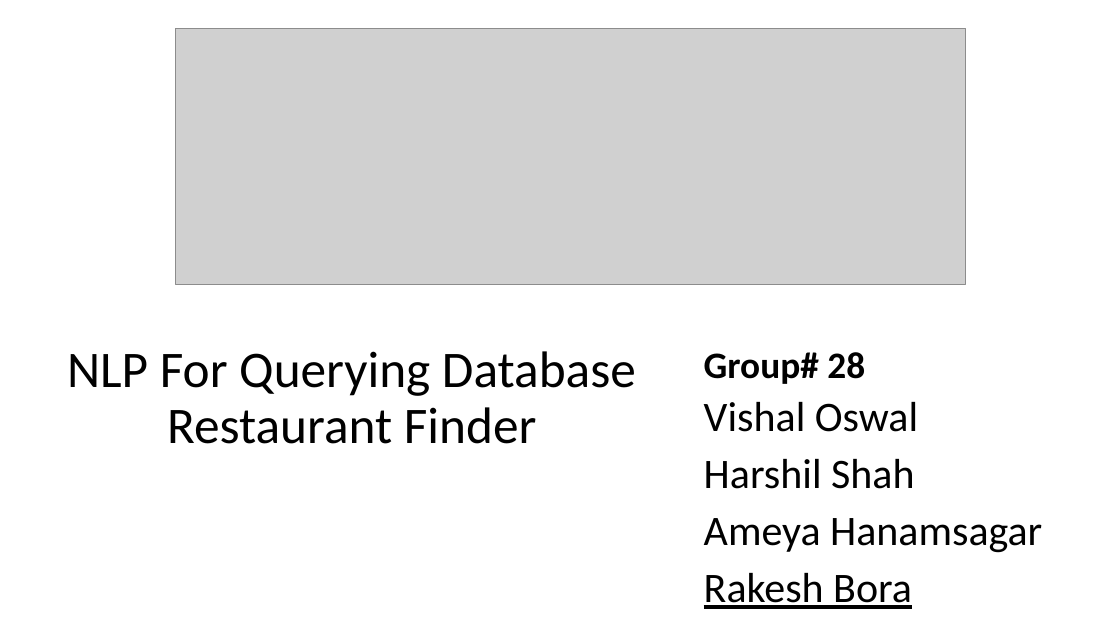
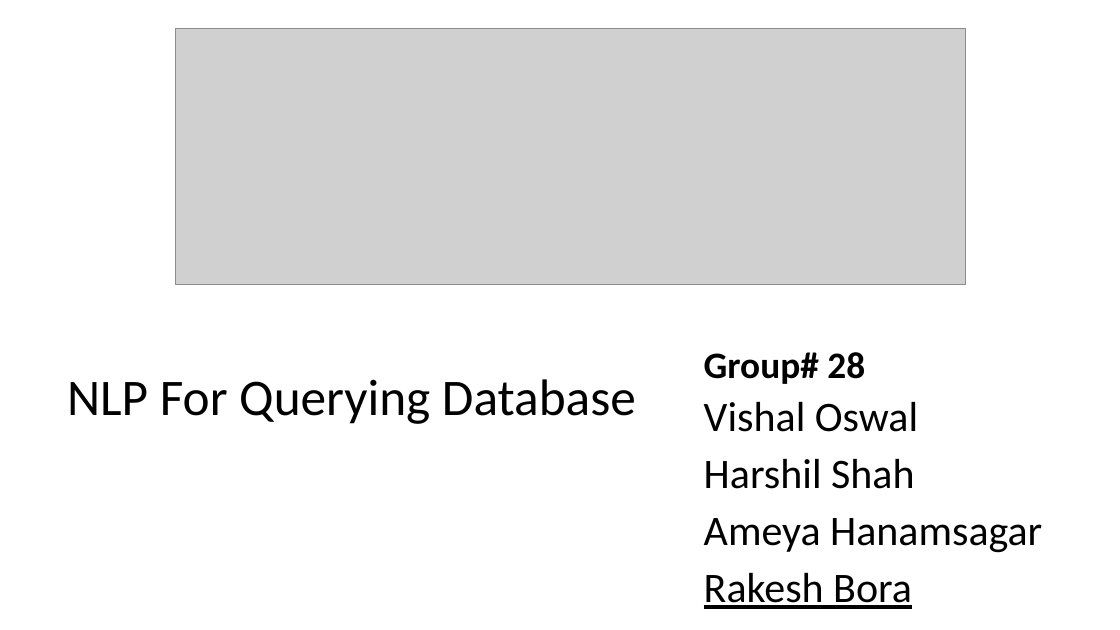
Before and after one commit to ameyah/nlp-query-generation, a slide deck: slide 1 of Presentation/NLP GROUP PRESENTATION.pptx. Drawn at 1120x630 pixels with LibreOffice and Linux fonts; fonts in the diff are those of the drawing; grey boxes stand for pictures. Boxes give left, top, right and bottom in pixels: in the first picture for what was removed or moved away, otherwise in the second. Text is boxed around its words. In the diff, an @@ line names an element or a change of style, - is before the commit and + after.

```diff
--- a/Presentation/NLP GROUP PRESENTATION.pptx
+++ b/Presentation/NLP GROUP PRESENTATION.pptx
@@ title at (67, 379, 636, 424): text changed @@
-NLP For Querying Database
-Restaurant Finder
+NLP For Querying Database
```
Also in this commit, not shown: 5 other slides changed, 1 slide added.
